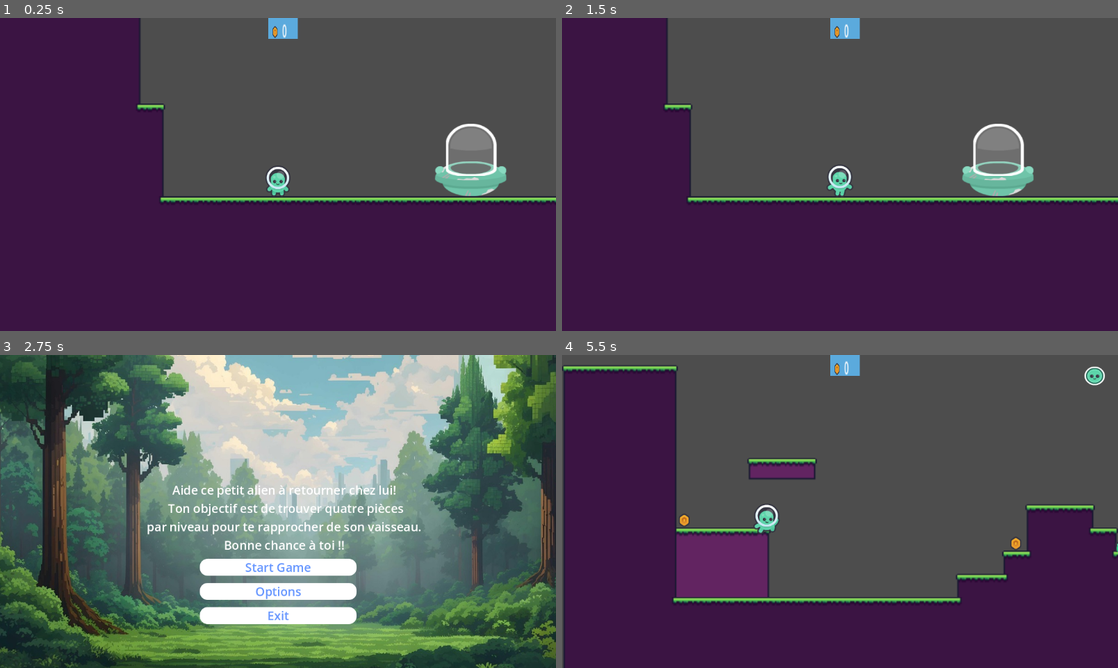
Above: before the commit, frames 1-4 (two rows, left to right).
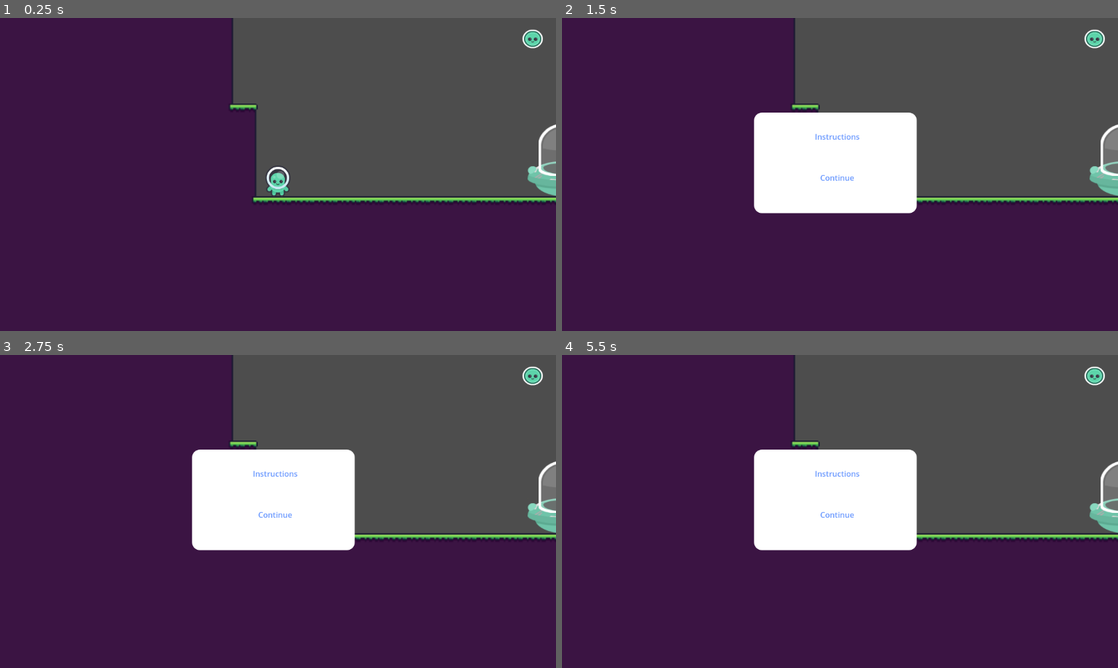
Above: after the commit, the same moments.

Repository: Amelieve/amelie-veilleux-tp3
Game: Godot game, scene res://Areas/area_04.tscn
Same seed, same stepped clock (60 frames per second), same inputs: the game is played once before the commit and once after it. This scene is started directly instead of the project's main scene.
Inputs (mouse positions are in pixels of both pictures, inside the frame that each line leads up to):
- Up to frame 1 (0.25 s): no input
- Up to frame 2 (1.5 s): click (1090, 39) at 0.52 s; tap Enter at 1.25 s; hold D (move_right) from 1.28 s (still down)
- Up to frame 3 (2.75 s): keep holding D (move_right); tap W (jump) at 1.52, 2.27 s
- Up to frame 4 (5.5 s): release D (move_right) at 2.75 s; click (840, 567) at 2.75 s, where only the run before the commit has a clickable "Start Game"; click (1090, 376) at 3.52 s; tap Space at 4.25 s; hold A (move_left) 4.28-5.03 s; tap Enter at 5 s; hold D (move_right) from 5.03 s (still down); tap W (jump) at 5.27 s

The runs differ from the first frame. In frame 1, 13% of the frame differs, in the area x 24-100%, y 0-60%; in frame 2, 23%; in frame 3, 98%, in the area x 0-100%, y 0-100%; in frame 4, 35%.

Commit message:
derniere modifiication

Diff:
--- a/projet_base/Areas/area_01.tscn
+++ b/projet_base/Areas/area_01.tscn
@@ -333,10 +333,6 @@
 
 [node name="AreaTemplate" type="Node2D"]
 
-[node name="area_exit" parent="." instance=ExtResource("9_76lbm")]
-position = Vector2(530, -65)
-scale = Vector2(0.499222, 0.458668)
-
 [node name="ciel" type="Sprite2D" parent="."]
 visible = false
 position = Vector2(265, -35)
@@ -345,6 +341,10 @@
 region_enabled = true
 region_rect = Rect2(277, 472, 192, 120)
 
+[node name="area_exit" parent="." instance=ExtResource("9_76lbm")]
+position = Vector2(530, -65)
+scale = Vector2(0.499222, 0.458668)
+
 [node name="TileMap" type="TileMap" parent="."]
 tile_set = SubResource("TileSet_fy505")
 format = 2
--- a/projet_base/Areas/area_03.tscn
+++ b/projet_base/Areas/area_03.tscn
@@ -44,7 +44,7 @@
 position = Vector2(1161, -70)
 
 [node name="Coin3" parent="Coins" index="2"]
-position = Vector2(871, 10)
+position = Vector2(935, 10)
 
 [node name="Coin4" parent="Coins" index="3"]
 position = Vector2(1377, -134)
--- a/projet_base/Areas/area_04.tscn
+++ b/projet_base/Areas/area_04.tscn
@@ -1,8 +1,9 @@
-[gd_scene load_steps=5 format=3 uid="uid://d2ujhwufqwhnv"]
+[gd_scene load_steps=6 format=3 uid="uid://d2ujhwufqwhnv"]
 
 [ext_resource type="PackedScene" uid="uid://cd62qni4x7abq" path="res://Areas/area_01.tscn" id="1_qy8wq"]
 [ext_resource type="Script" uid="uid://bjvb7ncjjteij" path="res://media/scripts/vaisseau.gd" id="2_7xou4"]
 [ext_resource type="Texture2D" uid="uid://c5y5jj1chjbha" path="res://media/assets/spritesheet_spaceships.png" id="2_736hc"]
+[ext_resource type="PackedScene" uid="uid://dk7t3262u8i5w" path="res://panneau.tscn" id="4_drxoj"]
 
 [sub_resource type="CircleShape2D" id="CircleShape2D_drxoj"]
 radius = 65.237
@@ -35,9 +36,14 @@
 shape = SubResource("CircleShape2D_drxoj")
 
 [node name="player" parent="." index="7"]
-position = Vector2(894, 0)
+position = Vector2(830, 0)
 
-[node name="CanvasLayer" parent="." index="10"]
+[node name="CanvasLayer2" parent="." index="11"]
 visible = false
 
+[node name="PanneauMessage" parent="." index="12" instance=ExtResource("4_drxoj")]
+visible = false
+position = Vector2(899, -10)
+scale = Vector2(0.289843, 0.264519)
+
 [connection signal="body_entered" from="Vaisseau" to="Vaisseau" method="_on_body_entered"]
--- a/projet_base/HUD.tscn
+++ b/projet_base/HUD.tscn
@@ -36,4 +36,4 @@
 [node name="CoinsLabel" type="Label" parent="HBoxContainer"]
 unique_name_in_owner = true
 layout_mode = 2
-text = "0"
+text = "0 / 4"
--- a/projet_base/hud.gd
+++ b/projet_base/hud.gd
@@ -2,11 +2,14 @@
 
 @onready var Main = get_node("/root/Gamemanager")
 
+# Nombre total de pièces à collecter
+@export var total_coins := 4
 
 func _ready() -> void:
-	%CoinsLabel.text = str(Main.coin)
+	# Affiche la valeur initiale au format 0/4
+	%CoinsLabel.text = str(Main.coin) + "/" + str(total_coins)
 	Main.coin_collectee.connect(retroaction_monnaie)
 
 func retroaction_monnaie(valeur_monnaies):
-	%CoinsLabel.text = str(valeur_monnaies)
-	#%MonnaiesSFX.play()
+	# Affiche la nouvelle valeur au format x/4
+	%CoinsLabel.text = str(valeur_monnaies) + "/" + str(total_coins)
--- a/projet_base/media/scripts/panneau.gd
+++ b/projet_base/media/scripts/panneau.gd
@@ -1,8 +1,8 @@
-extends Area2D
-class_name PanneauMessage
+## Montre un message quand le joueur est proche.
+class_name PanneauMessage extends Area2D
 
-func _on_body_exited(body: Node2D) -> void:
-	pass # Replace with function body.
+@export var message := "Un message défaut."
+
 
 func _ready() -> void:
 	$Message.hide()
@@ -11,7 +11,7 @@
 func show_message(_body):
 	$Timer.start()
 	$Message.show()
-	#$Message/Fond/Etiquette.text = message
+	$Message/Fond/Etiquette.text = message
 	await $Timer.timeout
 	$Message.hide()
 
@@ -19,3 +19,7 @@
 func hide_message(_body) -> void:
 	$Timer.stop()
 	$Message.hide()
+
+
+func _on_body_exited(body: Node2D) -> void:
+	pass # Replace with function body.
--- a/projet_base/panneau.tscn
+++ b/projet_base/panneau.tscn
@@ -6,7 +6,7 @@
 [sub_resource type="RectangleShape2D" id="RectangleShape2D_r0kba"]
 size = Vector2(60, 55)
 
-[node name="Area2D" type="Area2D"]
+[node name="PanneauMessage" type="Area2D"]
 script = ExtResource("1_o8svk")
 
 [node name="Sprite2D" type="Sprite2D" parent="."]
@@ -21,13 +21,13 @@
 
 [node name="Message" type="Node2D" parent="."]
 
-[node name="ColorRect" type="ColorRect" parent="Message"]
+[node name="Fond" type="ColorRect" parent="Message"]
 offset_left = -42.0
 offset_top = -48.0
 offset_right = 55.0
 color = Color(0.906493, 0.906493, 0.906493, 1)
 
-[node name="Label" type="Label" parent="Message/ColorRect"]
+[node name="Etiquette" type="Label" parent="Message/Fond"]
 layout_mode = 0
 offset_left = 1.0
 offset_top = 13.0
@@ -37,5 +37,6 @@
 text = "À la maison!"
 
 [node name="Timer" type="Timer" parent="."]
+wait_time = 10.0
 
 [connection signal="body_exited" from="." to="." method="_on_body_exited"]
